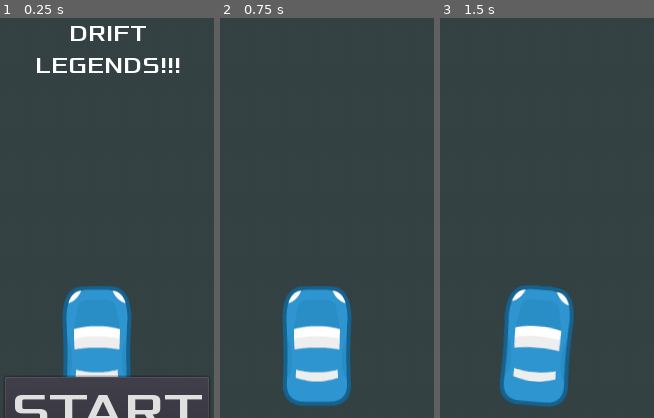
Above: before the commit, frames 1-3 (left to right).
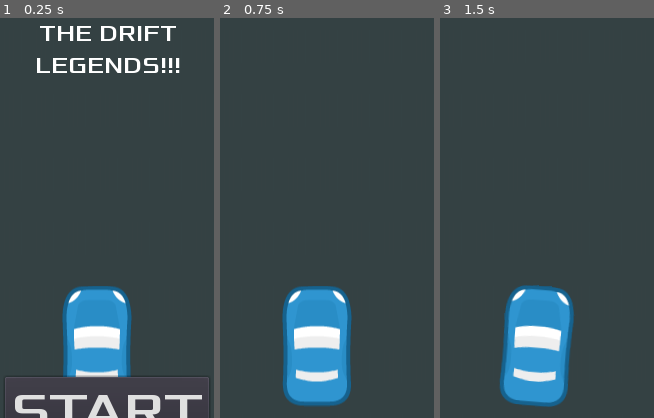
Above: after the commit, the same moments.

Repository: 20Deepshikha/final-project-gameteam
Game: Godot game, scene res://Game.tscn
Two runs of this game, one before a commit and one after it. Both use one fixed random seed, a clock stepped at 60 frames per second and the inputs below.
Inputs:
- Up to frame 1 (0.25 s): no input
- Up to frame 2 (0.75 s): click "START" at 0.5 s
- Up to frame 3 (1.5 s): tap Enter at 1.25 s; hold Right (ui_right) from 1.28 s (still down)
The pictures show only the part of the screen within x 25-75%, y 46-96%; the shares and areas given below are measured in that part.

The runs differ from the first frame. In frame 1, 1.1% of the frame differs, in the area x 18-83%, y 2-6%; in frame 2, nothing differs; in frame 3, nothing differs.

Commit message:
Updated

Diff:
--- a/HUD.tscn
+++ b/HUD.tscn
@@ -37,7 +37,7 @@
 margin_right = 101.0
 margin_bottom = 73.0
 custom_fonts/font = SubResource( 2 )
-text = "DRIFT LEGENDS!!!"
+text = "THE DRIFT LEGENDS!!!"
 align = 1
 valign = 1
 autowrap = true
